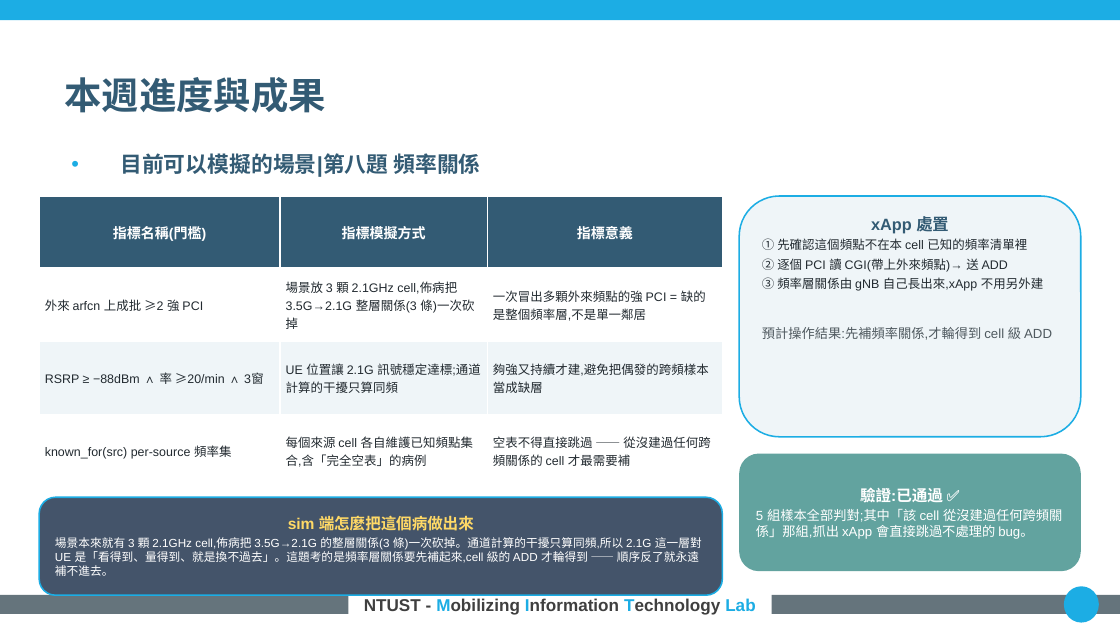
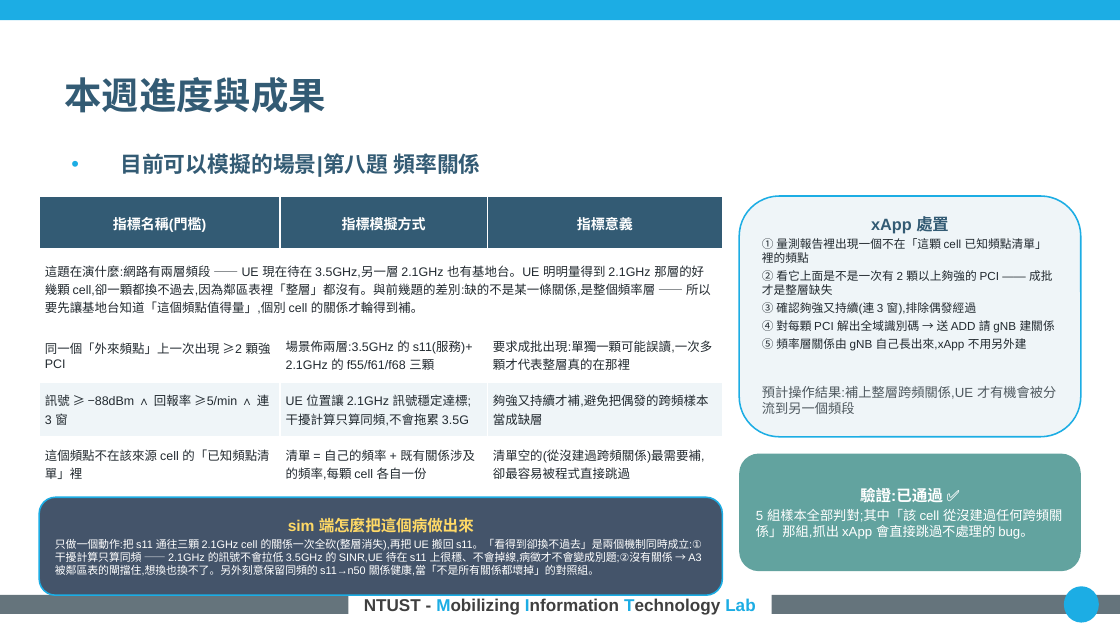
Before and after one commit to kimOuO/RAN-sim-OAI, a slide deck: slide 11 of docs/report/8_27_進度報告_v10十二題.pptx. Drawn at 1120x630 pixels with LibreOffice and Linux fonts; fonts in the diff are those of the drawing; background and template pictures are left out. Boxes give left, top, right and bottom in pixels: in the first picture for what was removed or moved away, otherwise in the second. Text is boxed around its words. In the diff, an @@ line names an element or a change of style, - is before the commit and + after.

```diff
--- a/docs/report/8_27_進度報告_v10十二題.pptx
+++ b/docs/report/8_27_進度報告_v10十二題.pptx
@@ table at (x1=39, y1=196, x2=722, y2=487) @@
-row 2: 外來 arfcn 上成批 ≥2 強 PCI | 場景放 3 顆 2.1GHz cell,佈病把 3.5G→2.1G 整層關係(3 條)一次砍掉 | 一次冒出多顆外來頻點的強 PCI = 缺的是整個頻率層,不是單一鄰居
-row 3: RSRP ≥ −88dBm ∧ 率 ≥20/min ∧ 3窗 | UE 位置讓 2.1G 訊號穩定達標;通道計算的干擾只算同頻 | 夠強又持續才建,避免把偶發的跨頻樣本當成缺層
-row 4: known_for(src) per-source 頻率集 | 每個來源 cell 各自維護已知頻點集合,含「完全空表」的病例 | 空表不得直接跳過 —— 從沒建過任何跨頻關係的 cell 才最需要補
+row 2: 這題在演什麼:網路有兩層頻段 —— UE 現在待在 3.5GHz,另一層 2.1GHz 也有基地台。UE 明明量得到 2.1GHz 那層的好幾顆 cell,卻一顆都換不過去,因為鄰區表裡「整層」都沒有。與前幾題的差別:缺的不是某一條關係,是整個頻率層 —— 所以要先讓基地台知道「這個頻點值得量」,個別 cell 的關係才輪得到補。 |  | 
+row 3: 同一個「外來頻點」上一次出現 ≥2 顆強 PCI | 場景佈兩層:3.5GHz 的 s11(服務)+ 2.1GHz 的 f55/f61/f68 三顆 | 要求成批出現:單獨一顆可能誤讀,一次多顆才代表整層真的在那裡
+row 4: 訊號 ≥ −88dBm ∧ 回報率 ≥5/min ∧ 連 3 窗 | UE 位置讓 2.1GHz 訊號穩定達標;干擾計算只算同頻,不會拖累 3.5G | 夠強又持續才補,避免把偶發的跨頻樣本當成缺層
+row 5: 這個頻點不在該來源 cell 的「已知頻點清單」裡 | 清單 = 自己的頻率 + 既有關係涉及的頻率,每顆 cell 各自一份 | 清單空的(從沒建過跨頻關係)最需要補,卻最容易被程式直接跳過
@@ text in rounded rectangle at (x1=762, y1=238, x2=1056, y2=414): text changed; size 8 to 7.5 pt @@
-① 先確認這個頻點不在本 cell 已知的頻率清單裡
-② 逐個 PCI 讀 CGI(帶上外來頻點)→ 送 ADD
-③ 頻率層關係由 gNB 自己長出來,xApp 不用另外建
-預計操作結果:先補頻率關係,才輪得到 cell 級 ADD
+① 量測報告裡出現一個不在「這顆 cell 已知頻點清單」裡的頻點
+② 看它上面是不是一次有 2 顆以上夠強的 PCI —— 成批才是整層缺失
+③ 確認夠強又持續(連 3 窗),排除偶發經過
+④ 對每顆 PCI 解出全域識別碼 → 送 ADD 請 gNB 建關係
+⑤ 頻率層關係由 gNB 自己長出來,xApp 不用另外建
+預計操作結果:補上整層跨頻關係,UE 才有機會被分流到另一個頻段
@@ text in rounded rectangle at (x1=55, y1=539, x2=702, y2=576): text changed; size 7.5 to 7 pt @@
-場景本來就有 3 顆 2.1GHz cell,佈病把 3.5G→2.1G 的整層關係(3 條)一次砍掉。通道計算的干擾只算同頻,所以 2.1G 這一層對 UE 是「看得到、量得到、就是換不過去」。這題考的是頻率層關係要先補起來,cell 級的 ADD 才輪得到 —— 順序反了就永遠補不進去。
+只做一個動作:把 s11 通往三顆 2.1GHz cell 的關係一次全砍(整層消失),再把 UE 搬回 s11。「看得到卻換不過去」是兩個機制同時成立:①干擾計算只算同頻 —— 2.1GHz 的訊號不會拉低 3.5GHz 的 SINR,UE 待在 s11 上很穩、不會掉線,病徵才不會變成別題;②沒有關係 → A3 被鄰區表的閘擋住,想換也換不了。另外刻意保留同頻的 s11→n50 關係健康,當「不是所有關係都壞掉」的對照組。
```
